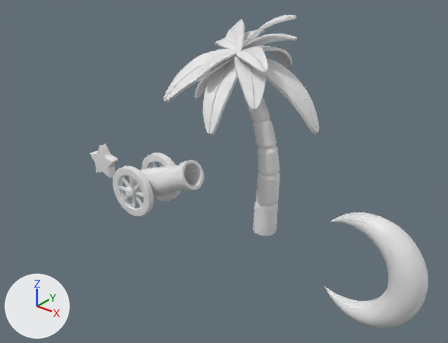
Before and after pictures for a commit that changed the Blender file Crescent Moon .blend.
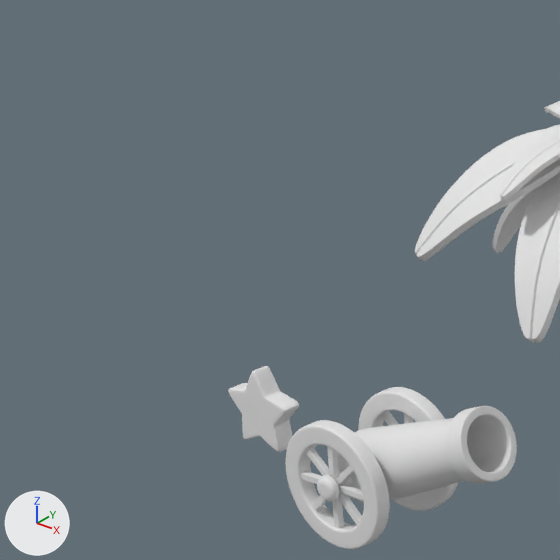
There are two pictures of each version: one whole from a 50 mm camera at (6.06, -8.88, 6.5) aimed at (-1.27, 0.28, 0.82), one close up on the part from 0% to 49% of the width and 0% to 64% of the height. Lighting does not change. The marker at lower left points along +X, +Y and +Z.
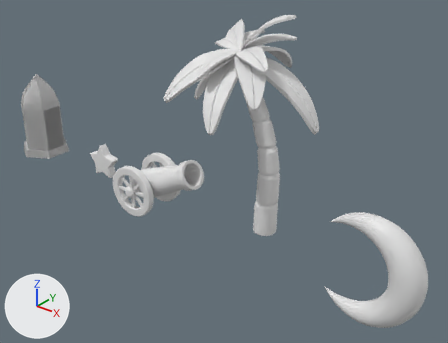
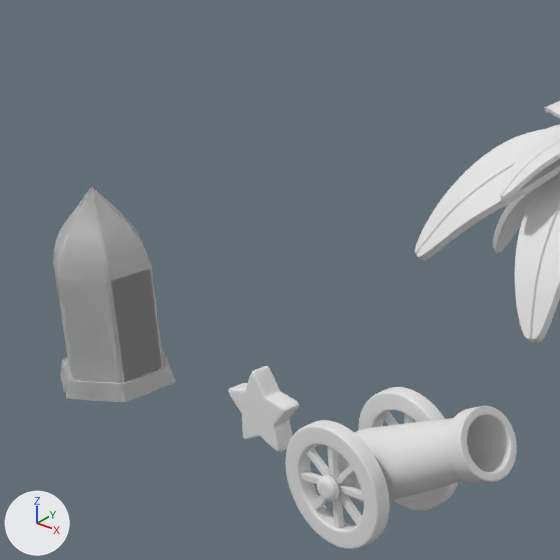
Where the change shows, as pixel boxes (x1, y1, x2, y2) in the close-ups (560 x 560 px):
'Cylinder.003', added: after (53, 187, 176, 402)

What the commit changed:
Mesh me_cylinder_003 is new.
It has 1344 vertices, 1298 faces and spans x -1.04..1.04, y -1.19..1.19, z -1.32..2.5.
Object 'Cylinder.003' (ob_cylinder_003) is new; it shows me_cylinder_003.
Its location is (-6.977, -0.073, 0.589).
Its scale is (0.525, 0.525, 0.539).
It gains a MIRROR modifier named 'Mirror'.
